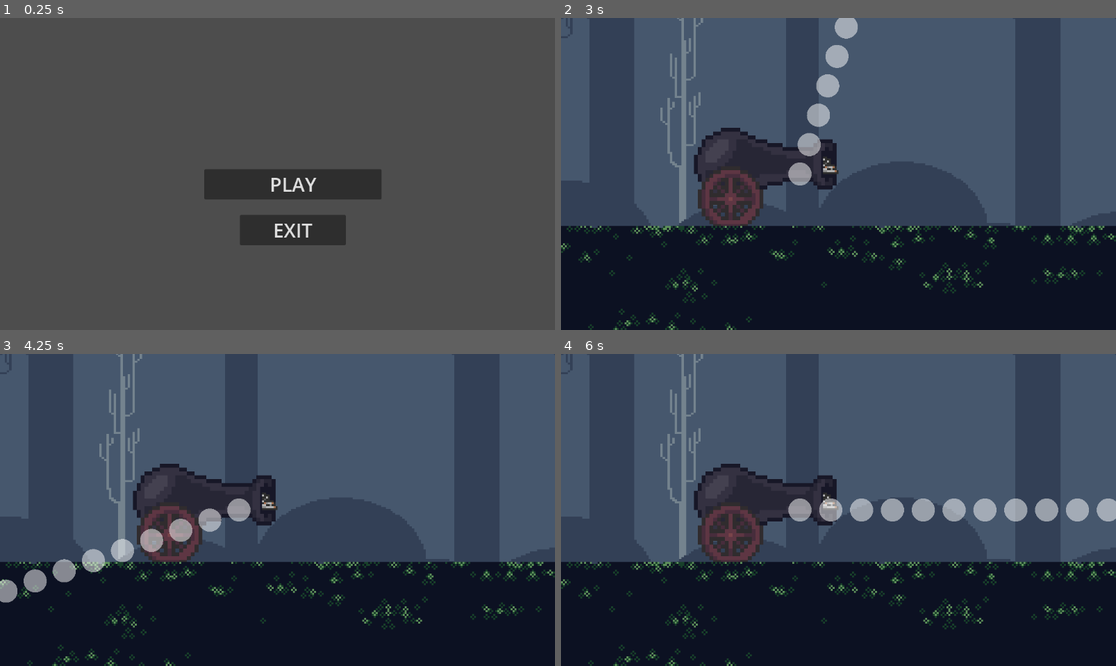
Above: before the commit, frames 1-4 (two rows, left to right).
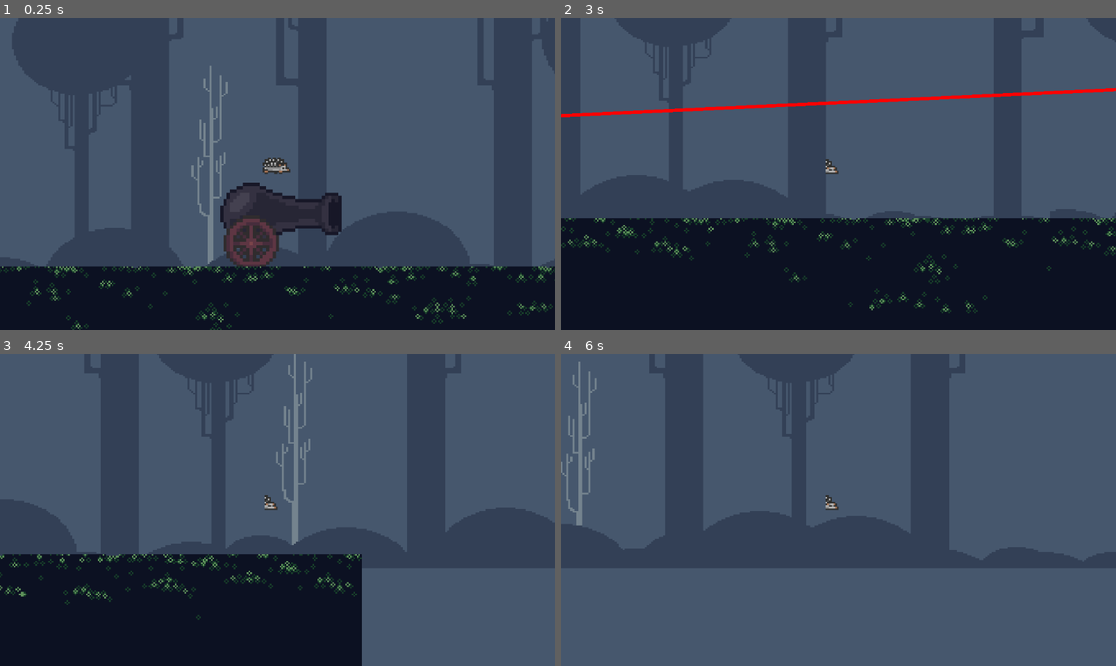
Above: after the commit, the same moments.

Repository: Pyraven-001/porcupine-ricochet
Game: Godot game, scene res://scenes/game_scene.tscn
Two runs of this game, one before a commit and one after it. Both use one fixed random seed, a clock stepped at 60 frames per second and the inputs below. Before the commit the project starts from res://scenes/main_scene.tscn.
Inputs (mouse positions are in pixels of both pictures, inside the frame that each line leads up to):
- Up to frame 1 (0.25 s): no input
- Up to frame 2 (3 s): click (855, 183) at 0.5 s, where only the run before the commit has a clickable "PLAY"; move the mouse to (960, 158) at 1.27 s; tap Space (Fly) at 1.35, 2.1, 2.85 s; move the mouse to (727, 189) at 2.02 s; move the mouse to (894, 105) at 2.77 s
- Up to frame 3 (4.25 s): move the mouse to (249, 572) at 3.52 s; tap Space (Fly) at 3.6 s
- Up to frame 4 (6 s): move the mouse to (1005, 556) at 4.27 s; tap Space (Fly) at 4.35, 5.1, 5.85 s; move the mouse to (672, 463) at 5.02 s; move the mouse to (866, 510) at 5.77 s

The runs differ from the first frame. In frame 1, 97% of the frame differs, in the area x 0-100%, y 0-100%; in frame 2, 14%; in frame 3, 23%; in frame 4, 42%.

Commit message:
eight commit I added a trail (line) to the cannonball to make it easier to aim. I also added a little shooting mechanic, alto' needs a lot of work.

Diff:
--- a/project.godot
+++ b/project.godot
@@ -11,7 +11,7 @@
 [application]
 
 config/name="Porcupine Ricochet"
-run/main_scene="res://scenes/main_scene.tscn"
+run/main_scene="uid://c58ykd17hsstd"
 config/features=PackedStringArray("4.4", "GL Compatibility")
 config/icon="res://icon.svg"
 
--- a/scenes/cannon.tscn
+++ b/scenes/cannon.tscn
@@ -124,4 +124,8 @@
 [node name="RayCast2D" type="RayCast2D" parent="AimingTrail"]
 target_position = Vector2(174, 0)
 
+[node name="Timer" type="Timer" parent="."]
+
 [connection signal="body_entered" from="Body" to="." method="_on_body_body_entered"]
+[connection signal="body_exited" from="Body" to="." method="_on_body_body_exited"]
+[connection signal="timeout" from="Timer" to="." method="_on_timer_timeout"]
--- a/scenes/game_scene.tscn
+++ b/scenes/game_scene.tscn
@@ -1190,7 +1190,9 @@
 tile_set = SubResource("TileSet_lilll")
 
 [node name="Porcupine" parent="." instance=ExtResource("1_xo2nx")]
-position = Vector2(180, 504)
+position = Vector2(181, 557)
+max_speed = 2000.0
+jump_force = 250.0
 
 [node name="Camera2D" type="Camera2D" parent="Porcupine"]
-zoom = Vector2(4, 4)
+zoom = Vector2(3.405, 3.405)
--- a/scenes/player.tscn
+++ b/scenes/player.tscn
@@ -127,14 +127,14 @@
 collision_layer = 2
 collision_mask = 5
 script = ExtResource("1_8q5tj")
-max_speed = null
-jump_force = null
 
 [node name="AnimatedSprite2D" type="AnimatedSprite2D" parent="."]
 position = Vector2(0, -16)
 sprite_frames = SubResource("SpriteFrames_7dvcs")
-animation = &"idle"
+animation = &"flying"
 autoplay = "idle"
+frame = 1
+frame_progress = 0.435035
 
 [node name="CollisionShape2D" type="CollisionShape2D" parent="."]
 visible = false
--- a/scripts/aiming_trail.gd
+++ b/scripts/aiming_trail.gd
@@ -1,38 +1,18 @@
 extends Node2D
 
-@export var circle_radius = 3.0
-@export var circle_gap = 8 # space between circles.
-var ray_length = 1000.0 # default ray length.
+@export var ray_length: float = 1000.0
 
-@onready var raycast = $RayCast2D # raycast node for collision detection.
+var player_active = false
 
-func _ready():
-	process_mode = Node.PROCESS_MODE_INHERIT
-
-func _process(_delta: float) -> void:
-	aim_at_mouse()
-	update_trail()
-
-func aim_at_mouse():
-	# calculate angle to mouse position.
-	var global_mouse_pos = get_global_mouse_position()
-	rotation = (global_mouse_pos - global_position).angle()
-
-func update_trail():
-	# reset raycast and calculate end position.
-
-	raycast.enabled = true
-	raycast.target_position = Vector2(ray_length, 0).rotated(rotation)
-	raycast.force_update_transform()
-
-	# redraw the trail.
+func _process(delta: float) -> void:
 	queue_redraw()
 
-func _draw():
-	# draw the trail.
-	var trail_position = Vector2.ZERO
-	var total_distance = raycast.get_collision_point().distance_to(global_position) if raycast.is_colliding() else ray_length
+func _draw() -> void:
+	if player_active:
+		var start_pos = global_position
 
-	while trail_position.length() < total_distance:
-		draw_circle(trail_position, circle_radius, Color(1, 1, 1, 0.5)) # semi-transparent white circles.
-		trail_position += Vector2(circle_gap, 0).rotated(rotation)
+		var mouse_pos = get_global_mouse_position()
+		var direction = (mouse_pos - start_pos).normalized()
+		var end_pos = start_pos + direction * ray_length
+
+		draw_line(start_pos - global_position + Vector2(7,-3), end_pos - global_position, Color(1, 0, 0), 1)
--- a/scripts/cannon.gd
+++ b/scripts/cannon.gd
@@ -3,7 +3,8 @@
 @onready var marker_2d: Marker2D = $Marker2D
 @onready var animated_sprite_2d: AnimatedSprite2D = $AnimatedSprite2D
 @onready var collision_shape_2d: CollisionShape2D = $CollisionShape2D
-
+@onready var aiming_trail: Node2D = $AimingTrail
+@onready var timer: Timer = $Timer
 
 const SPEED = 300.0
 const JUMP_VELOCITY = -400.0
@@ -21,6 +22,8 @@
 var show_aim_trails = false
 var shooting = false
 
+var time_of_flight = 1.0
+
 func _ready() -> void:
 	marker_2d_position = marker_2d.global_position
 
@@ -34,24 +37,43 @@
 	else:
 		marker_2d_position = marker_2d.global_position
 
-func shoot(object: CharacterBody2D, dx: float, dy: float, vel: float) -> void:
+func shoot() -> void:
 	# object.velocity += Vector2(dx, dy) * vel
-	object.velocity.x += 100
+	if shooting:
+		player_body.velocity.x += 10
+
+	print("player body: ", player_body)
+
+	timer.start(time_of_flight)
 
 func handle_input():
 	if Input.is_action_just_pressed("Fly"):
 		if player_body:
 			shooting = true
-			shoot(player_body, 1, 1, 5)
 
 func _process(delta: float) -> void:
+	if player_body:
+		aiming_trail.player_active = true
 	gravitize(delta)
 	change_marker_position()
+	handle_input()
+	shoot()
 
-func _on_body_body_entered(body:Node2D) -> void:
+func _on_body_body_entered(body: Node2D) -> void:
 	if body.is_in_group("player"):
 		show_aim_trails = true
 		body.in_cannon = true
 		body.position = marker_2d_position
 
 		player_body = body
+
+func _on_timer_timeout() -> void:
+	if shooting:
+		shooting = false
+
+
+func _on_body_body_exited(body: Node2D) -> void:
+	if body.is_in_group("player"):
+		print("exited")
+		# if player_body:
+		# 	player_body = null
--- a/scripts/player.gd
+++ b/scripts/player.gd
@@ -49,6 +49,7 @@
 func handle_movement(delta: float) -> void:
 	if !in_cannon:
 		gravitize(delta)
+		fly(delta)
 	else:
 		is_in_cannon(delta)
 
@@ -56,9 +57,9 @@
 	if current_state == State.IN_CANNON:
 		animated_sprite_2d.play("in-cannon")
 	elif current_state == State.FLY_NEEDLE:
-		animated_sprite_2d.play("fly_needle")
+		animated_sprite_2d.play("flying_needle")
 	elif current_state == State.FLY:
-		animated_sprite_2d.play("fly")
+		animated_sprite_2d.play("flying")
 	elif current_state == State.DEAD:
 		animated_sprite_2d.play("dead")
 	else:
